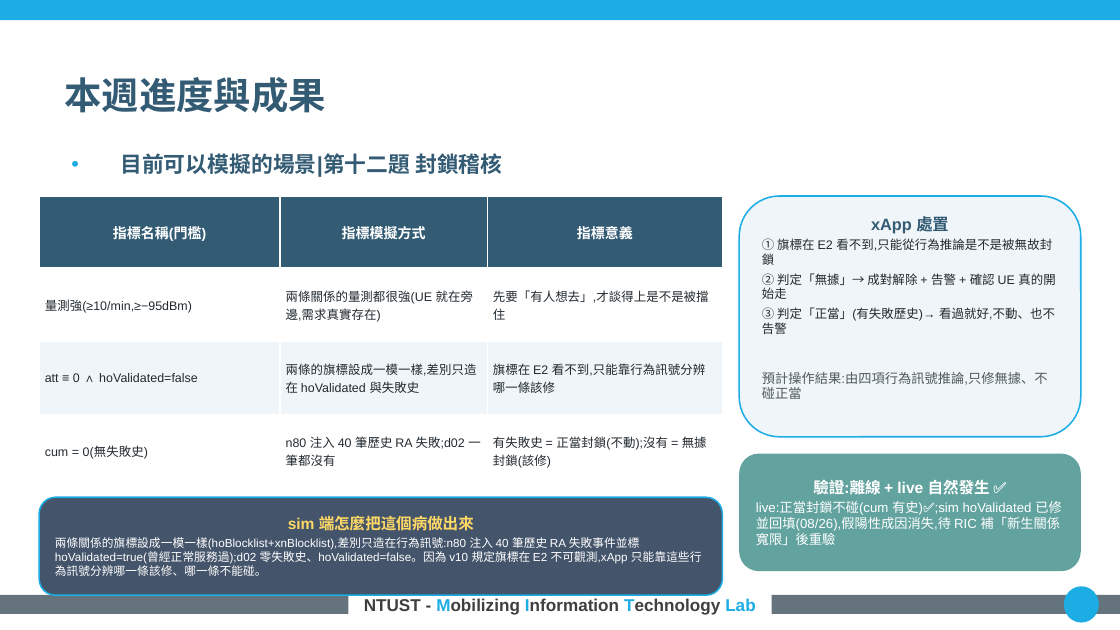
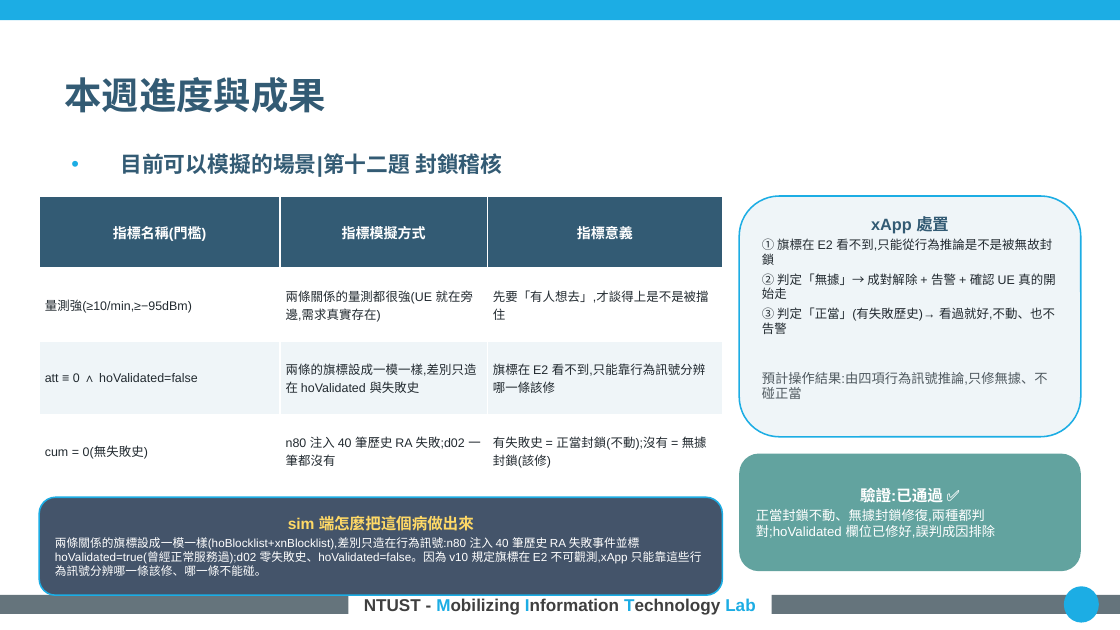
Before and after one commit to kimOuO/RAN-sim-OAI, a slide deck: slide 15 of docs/report/8_27_進度報告_v10十二題.pptx. Drawn at 1120x630 pixels with LibreOffice and Linux fonts; fonts in the diff are those of the drawing; background and template pictures are left out. Boxes give left, top, right and bottom in pixels: in the first picture for what was removed or moved away, otherwise in the second. Text is boxed around its words. In the diff, an @@ line names an element or a change of style, - is before the commit and + after.

```diff
--- a/docs/report/8_27_進度報告_v10十二題.pptx
+++ b/docs/report/8_27_進度報告_v10十二題.pptx
@@ text in rounded rectangle at bbox=[756, 488, 995, 538]: text changed @@
-驗證:離線 + live 自然發生 ✅
-live:正當封鎖不碰(cum 有史)✅;sim hoValidated 已修並回填(08/26),假陽性成因消失,待 RIC 補「新生關係寬限」後重驗
+驗證:已通過 ✅
+正當封鎖不動、無據封鎖修復,兩種都判對;hoValidated 欄位已修好,誤判成因排除
```
Also in this commit, not shown: 12 other slides changed.
